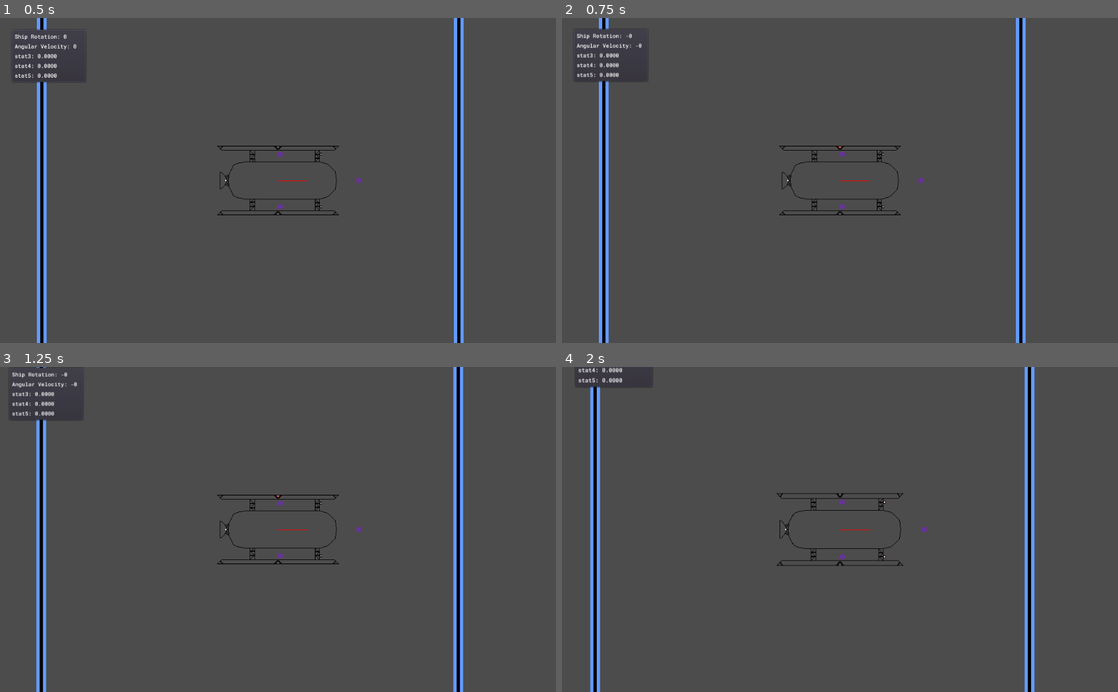
Above: before the commit, frames 1-4 (two rows, left to right).
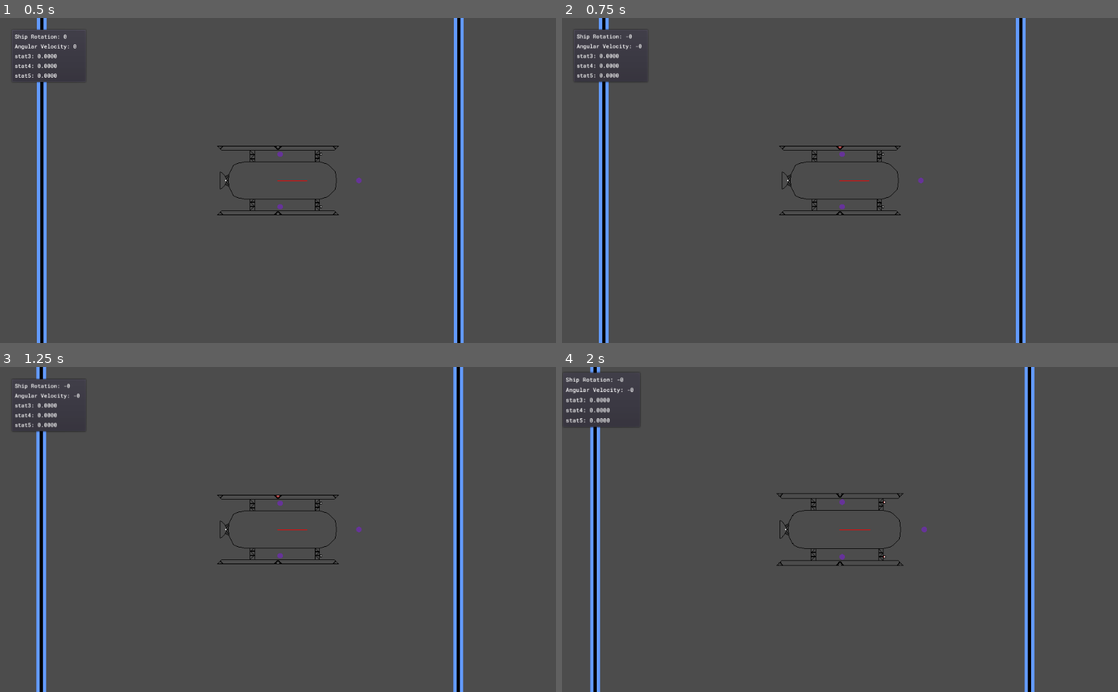
Above: after the commit, the same moments.

Repository: LottieVixen/space-game
Game: Godot game, scene res://levels/World.tscn
Same seed, same stepped clock (60 frames per second), same inputs: the game is played once before the commit and once after it.
Inputs (mouse positions are in pixels of both pictures, inside the frame that each line leads up to):
- Up to frame 1 (0.5 s): no input
- Up to frame 2 (0.75 s): tap Enter at 0.5 s; move the mouse to (962, 164) at 0.52 s; hold Right (right) from 0.53 s (still down); hold Middle mouse button (breakpoint_trigger) from 0.53 s (still down); click (962, 164) at 0.67 s
- Up to frame 3 (1.25 s): keep holding Right (right); keep holding Middle mouse button (breakpoint_trigger); tap Space (jump) at 0.77 s
- Up to frame 4 (2 s): move the mouse to (728, 545) at 1.27 s; release Right (right) at 1.28 s; release Middle mouse button (breakpoint_trigger) at 1.28 s; hold S (reverse_thrust) from 1.28 s (still down); tap Mouse wheel up (zoom_in) at 1.35 s; tap Space (jump) at 1.52 s

Frame 1 is identical in both runs. In frame 2, 0.3% of the frame differs, in the area x 2-15%, y 3-20%; in frame 3, 0.7%, in the area x 2-16%, y 0-21%; in frame 4, 0.7%.

Commit message:
fixed debug tracking the screen

Diff:
--- a/levels/World.tscn
+++ b/levels/World.tscn
@@ -40,7 +40,7 @@
 __meta__ = {
 "_edit_use_anchors_": false
 }
-TargetPath = NodePath("../Ship/Camera2D")
+TargetPath = NodePath("../Ship")
 
 [node name="container" type="PanelContainer" parent="debug"]
 margin_right = 140.0
--- a/scripts/Panel.gd
+++ b/scripts/Panel.gd
@@ -5,5 +5,5 @@
 onready var TargetNode = get_node(TargetPath)
 onready var StartOffset = rect_position - TargetNode.position
 
-func _process(delta):
+func _process(_delta):
 	rect_position = TargetNode.position + StartOffset
